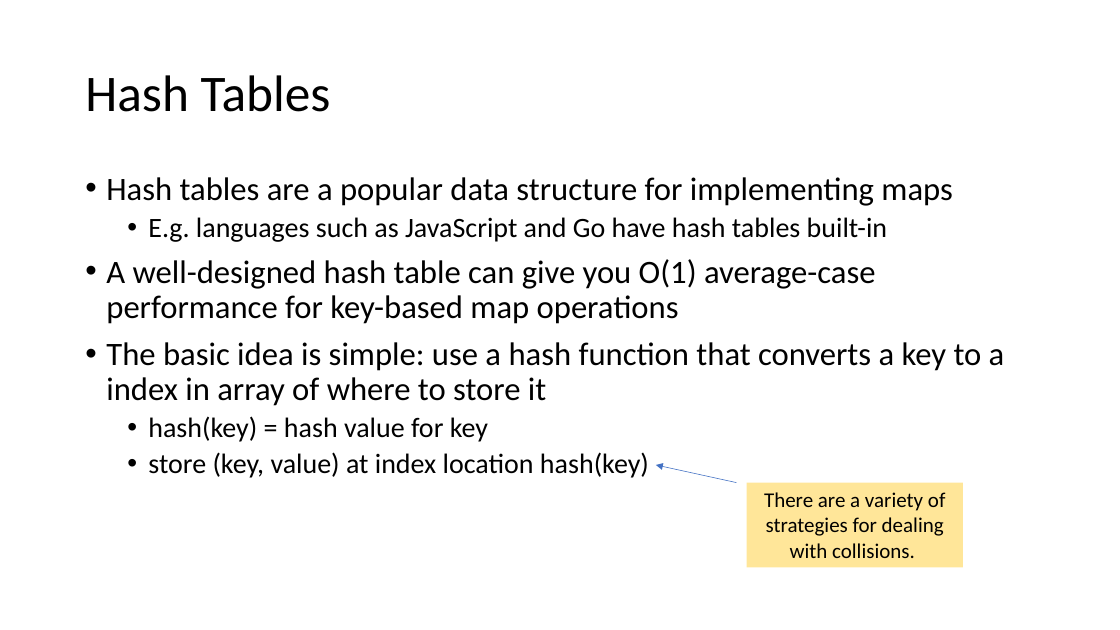
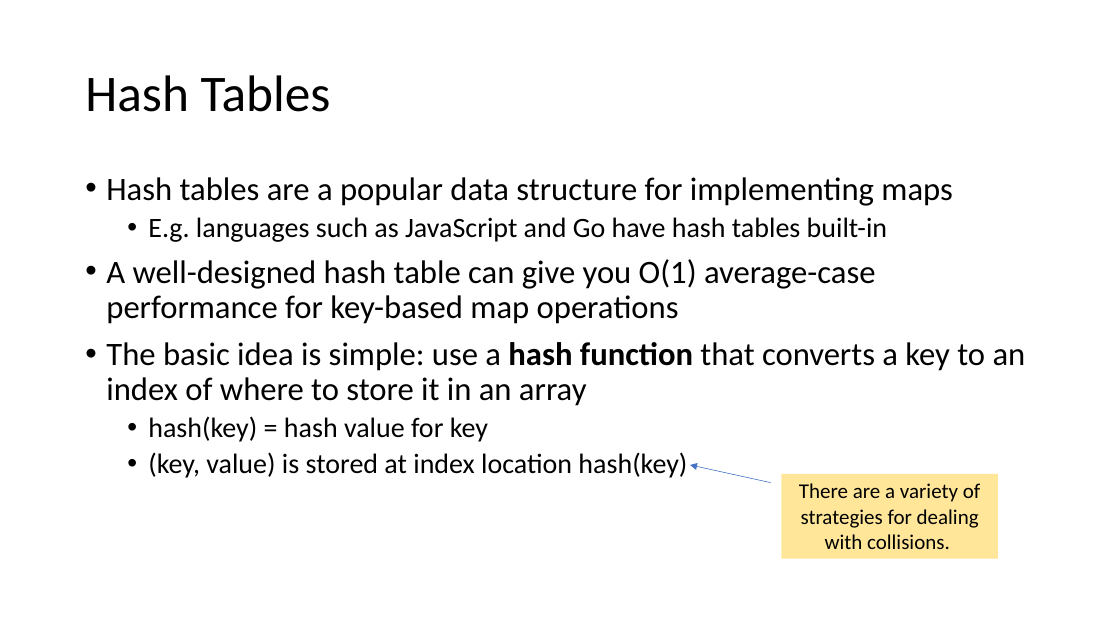
Before and after one commit to tjd1234/cmpt225summer2023, a slide deck: slide 16 of lecture_notes/week8/week8_maps_and_hashing.pptx. Drawn at 1120x630 pixels with LibreOffice and Linux fonts; fonts in the diff are those of the drawing. Boxes give left, top, right and bottom in pixels: in the first picture for what was removed or moved away, otherwise in the second. Text is boxed around its words. In the diff, an @@ line names an element or a change of style, - is before the commit and + after.

```diff
--- a/lecture_notes/week8/week8_maps_and_hashing.pptx
+++ b/lecture_notes/week8/week8_maps_and_hashing.pptx
@@ text at (106,342,1026,406): text changed @@
-• The basic idea is simple: use a hash function that converts a key to a index in array of where to store it
+• The basic idea is simple: use a hash function that converts a key to an index of where to store it in an array
@@ text at (148,452,687,478): text changed @@
-  • store (key, value) at index location hash(key)
+  • (key, value) is stored at index location hash(key)
@@ arrow moved from (737, 483) - (656, 465) to (770, 483) - (690, 465) @@
@@ rectangle "There are a variety of ...": place and size @@
-rectangle "There are a variety of ..." at (747,483,964,568)
+rectangle "There are a variety of ..." at (781,474,998,559)
```
Also in this commit, not shown: 22 other slides changed, 1 slide added, 2 other files.
